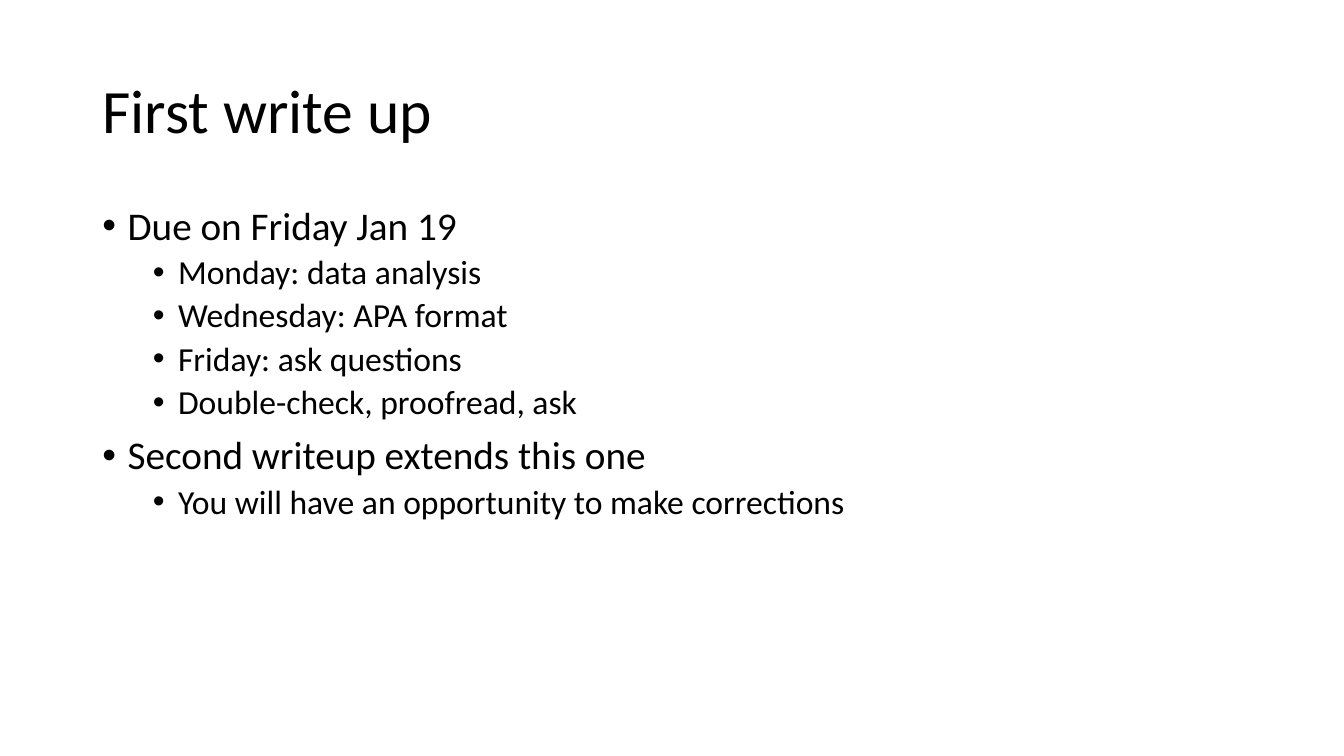
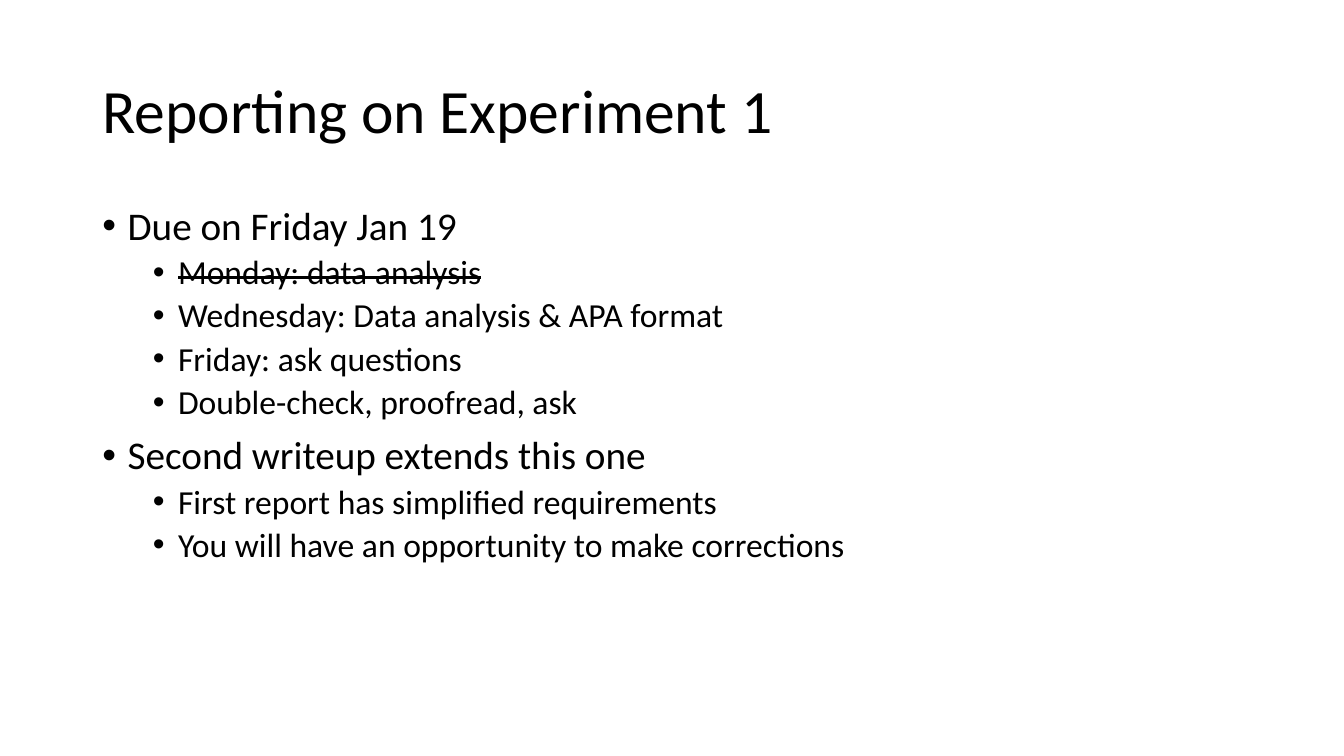
Before and after one commit to preber/Research-Methods, a slide deck: slide 17 of Class Slides 2024/Class 5.pptx. Drawn at 1344x756 pixels with LibreOffice and Linux fonts; fonts in the diff are those of the drawing. Boxes give left, top, right and bottom in pixels: in the first picture for what was removed or moved away, otherwise in the second. Text is boxed around its words. In the diff, an @@ line names an element or a change of style, - is before the commit and + after.

```diff
--- a/Class Slides 2024/Class 5.pptx
+++ b/Class Slides 2024/Class 5.pptx
@@ title at box(102, 90, 772, 144): text changed @@
-First write up
+Reporting on Experiment 1
@@ text at box(178, 260, 481, 290): strikethrough on in "Monday: data analysis" @@
@@ text at box(178, 303, 723, 333): text changed @@
-  • Wednesday: APA format
+  • Wednesday: Data analysis & APA format
@@ text at box(178, 490, 717, 520): paragraph added @@
+  • First report has simplified requirements
```
Also in this commit, not shown: 2 other slides changed, 4 slides added, 35 other files.
